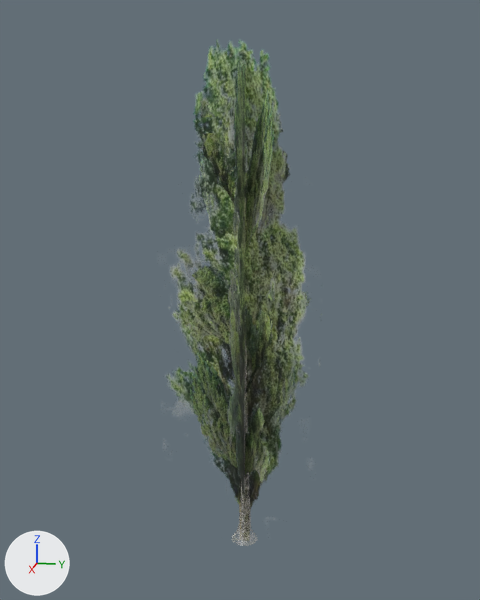
An edit to the FBX model Working/FOL/Poplar/SM_FOL_Poplar_A_01.fbx, drawn before and after from the same camera.
Before and after are seen from a camera (50 mm lens) standing at (59.7, 11.5, 39.7) and looking at (0.5, -0.4, 24.9). Lighting does not change. The marker at lower left points along +X, +Y and +Z. The picture after the commit comes second. Where no turn or scale is listed for an object, it has been applied to the vertices. Vertices at exactly the same position are counted once.
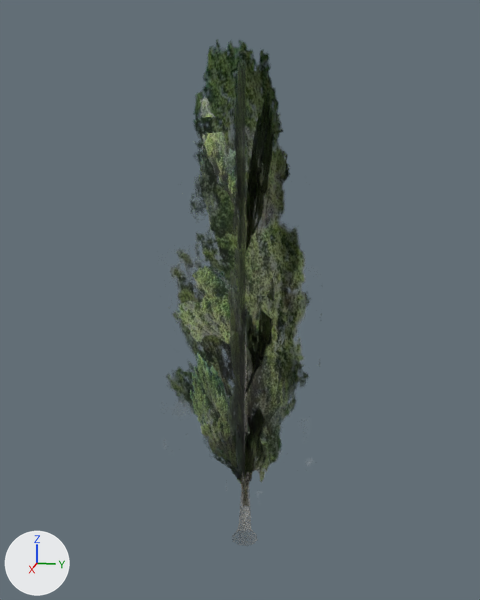
The newer file is also rescaled (x0.884) as a whole; pictures and numbers use the older file's frame.

Location of each change, (x1, y1, x2, y2) in pixels of the pictures (480 x 600 px; the box of a moved part takes in the faces that stretch with it):
part 1 of me_plane_001, moved or reshaped: before (211, 447, 279, 541); after (211, 447, 278, 506)

What the commit changed:
me_plane_001 is used by ob_plane_001; location (-0.6, 0.0, -0.7).
me_plane_001 had 548 vertices, 366 faces and spanned x -6.5..9.3, y -8.6..7.2, z -0.2..49.4.
me_plane_001 now has 548 vertices, 366 faces and spans x -6.5..9.3, y -8.6..7.2, z 0.2..49.4.
Part 1, on me_plane_001:
Vertex 0 of me_plane_001 moves from (7.9, 0.0, 1.3) to (4.8, 0.2, 4.8).
Vertex 2 of me_plane_001 moves from (-5.1, 0.0, 1.3) at pixel (254, 499) to (-2.4, 0.2, 4.8) at pixel (251, 483).
Vertex 12 of me_plane_001 moves from (1.3, 0.0, 1.3) at pixel (243, 532) to (1.2, 0.2, 4.8) at pixel (245, 501).
Vertex 266 of me_plane_001 moves from (0.5, -8.2, -0.2) to (0.7, -4.4, 3.9).
Vertex 268 of me_plane_001 moves from (0.5, 6.8, -0.2) to (0.7, 3.9, 3.9).
Vertex 278 of me_plane_001 moves from (0.5, -0.7, -0.2) at pixel (238, 539) to (0.7, -0.2, 3.9) at pixel (242, 505).
